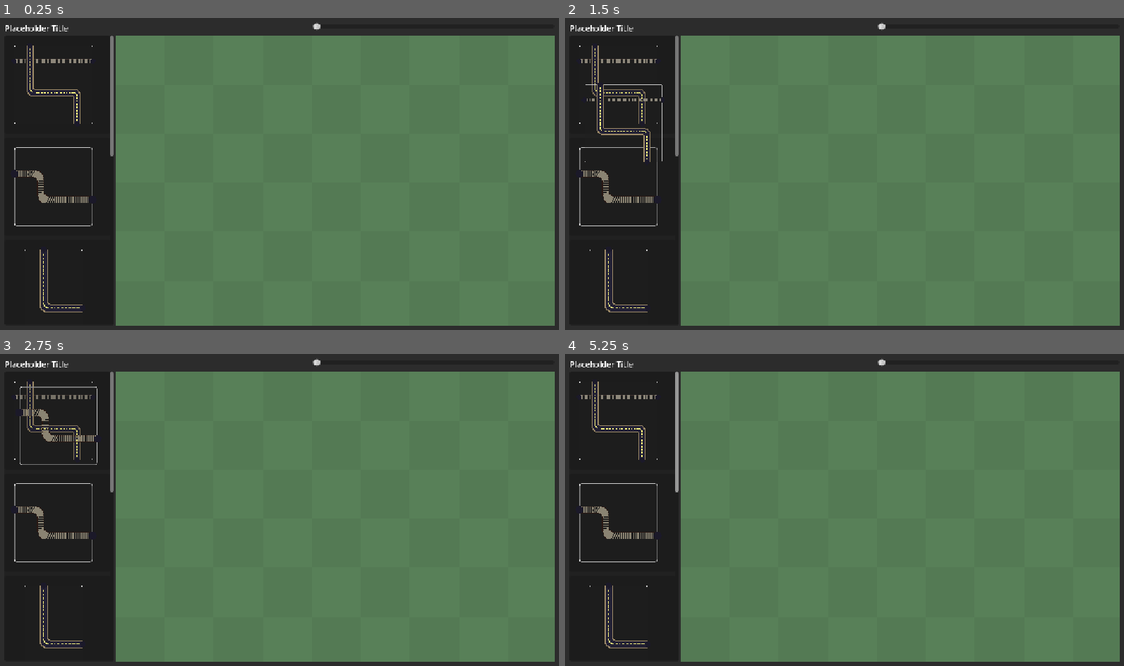
Above: before the commit, frames 1-4 (two rows, left to right).
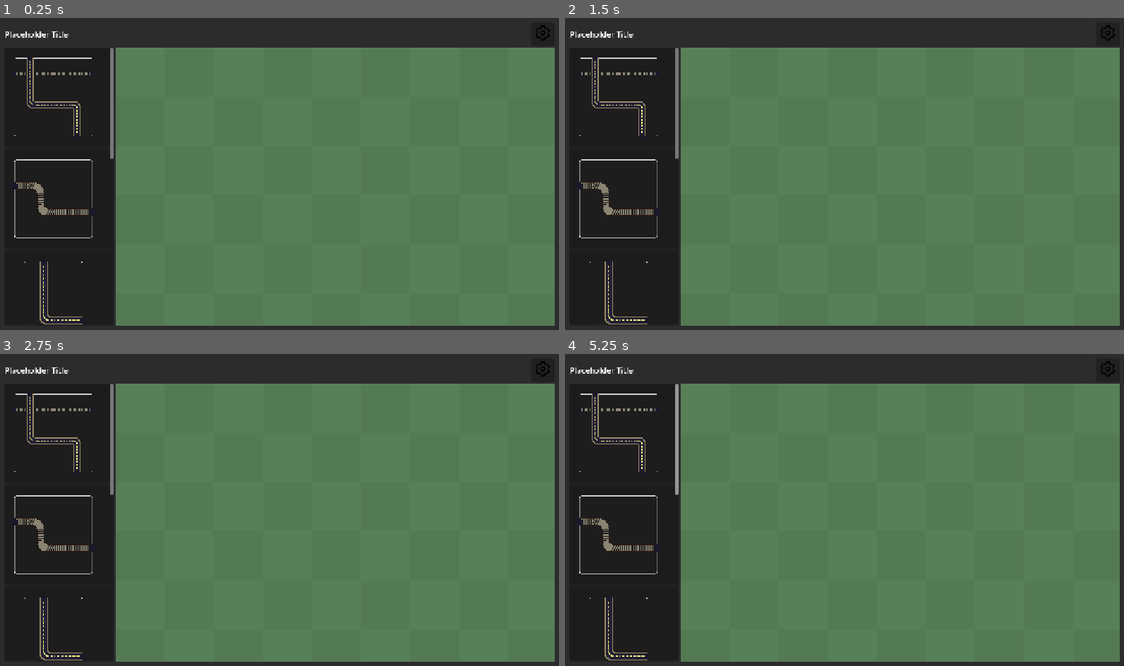
Above: after the commit, the same moments.

Repository: WishingWillow/photoshop-game
Game: Godot game, scene res://UI/ui.tscn
The game is run twice, just before and just after one commit, with the same random seed, the same clock (stepped at 60 frames per second) and the same inputs.
Inputs (mouse positions are in pixels of both pictures, inside the frame that each line leads up to):
- Up to frame 1 (0.25 s): no input
- Up to frame 2 (1.5 s): click (1107, 33) at 0.52 s; tap Enter at 1.25 s; drag from (581, 46) to (581, 149) at 1.27 s
- Up to frame 3 (2.75 s): tap Space at 2 s; drag from (16, 485) to (16, 382) at 2.02 s
- Up to frame 4 (5.25 s): tap Enter at 2.75, 4.25 s; move the mouse to (587, 584) at 2.77 s; hold Middle mouse button (camera_drag_mod) 2.78-3.5 s; click (587, 584) at 2.92 s; tap Space at 3.5, 5 s; drag from (816, 572) to (581, 485) at 3.52 s; move the mouse to (1012, 556) at 4.27 s; hold Middle mouse button (camera_drag_mod) 4.28-5 s; click (1012, 556) at 4.42 s; drag from (676, 463) to (760, 432) at 5.02 s

The runs differ from the first frame. In frame 1, 4.5% of the frame differs, in the area x 1-100%, y 1-99%; in frame 2, 4.8%; in frame 3, 4.9%; in frame 4, 4.5%.

Commit message:
Created Settings Button and Menu

Diff:
--- /dev/null
+++ b/UI/SettingsMenu.tscn
@@ -0,0 +1,19 @@
+[gd_scene format=3 uid="uid://bo0yqon5e84nu"]
+
+[node name="SettingsMenu" type="PopupMenu" unique_id=1353884025]
+oversampling_override = 1.0
+size = Vector2i(121, 100)
+visible = true
+
+[node name="VBoxContainer" type="VBoxContainer" parent="." unique_id=245523217]
+offset_left = 4.0
+offset_top = 4.0
+offset_right = 117.0
+offset_bottom = 96.0
+
+[node name="Label" type="Label" parent="VBoxContainer" unique_id=598108895]
+layout_mode = 2
+text = "Music Volume:"
+
+[node name="HSlider" type="HSlider" parent="VBoxContainer" unique_id=780150085]
+layout_mode = 2
--- /dev/null
+++ b/UI/UI Scripts/settings_button.gd
@@ -0,0 +1,9 @@
+extends Button
+
+@export var settings_menu_scene: PackedScene
+
+
+func _on_pressed() -> void:
+	var settings = settings_menu_scene.instantiate()
+	add_child(settings)
+	settings.position = Vector2i(int(global_position.x - settings.size.x),int(global_position.y))
--- a/UI/ui.tscn
+++ b/UI/ui.tscn
@@ -1,10 +1,27 @@
 [gd_scene format=3 uid="uid://ciu5q2n43mg0o"]
 
 [ext_resource type="AudioStream" uid="uid://c5gi5jlnuuwqg" path="res://Assets/ost.wav" id="1_3sbvi"]
+[ext_resource type="Texture2D" uid="uid://tug4n7iywtad" path="res://Assets/settings_button.png" id="2_nm1m0"]
+[ext_resource type="Script" uid="uid://boaqxhya5wbs" path="res://UI/UI Scripts/settings_button.gd" id="3_cbfhl"]
 [ext_resource type="Script" uid="uid://8tqddc3nw5e5" path="res://UI/UI Scripts/playspace_container.gd" id="4_3sbvi"]
 [ext_resource type="PackedScene" uid="uid://cke8jgko6uqrn" path="res://playspace.tscn" id="4_hat8c"]
 [ext_resource type="Script" uid="uid://f7chq1kajgdl" path="res://UI/UI Scripts/layer_list.gd" id="8_cbfhl"]
 [ext_resource type="PackedScene" uid="uid://by8h4cdi166l8" path="res://UI/LayerEntry.tscn" id="9_4fiuh"]
+
+[sub_resource type="PackedScene" id="PackedScene_c7tqi"]
+_bundled = {
+"conn_count": 0,
+"conns": PackedInt32Array(),
+"editable_instances": [],
+"id_paths": [],
+"names": PackedStringArray("SettingsMenu", "oversampling_override", "size", "visible", "PopupMenu", "VBoxContainer", "offset_left", "offset_top", "offset_right", "offset_bottom", "Label", "layout_mode", "size_flags_vertical", "text", "HSlider"),
+"node_count": 4,
+"node_ids": PackedInt32Array(1363237933, 107620621, 181710799, 1026345189),
+"node_paths": [],
+"nodes": PackedInt32Array(-1, -1, 4, 0, -1, 3, 1, 0, 2, 1, 3, 2, 0, 0, 0, 5, 5, -1, 4, 6, 3, 7, 3, 8, 4, 9, 5, 0, 1, 0, 10, 10, -1, 3, 11, 6, 12, 7, 13, 8, 0, 1, 0, 14, 14, -1, 1, 11, 6, 0),
+"variants": [1.0, Vector2i(127, 100), true, 4.0, 123.0, 96.0, 2, 0, "Music Volume"],
+"version": 3
+}
 
 [node name="UI" type="Control" unique_id=1096489841]
 layout_mode = 3
@@ -55,9 +72,11 @@
 layout_mode = 2
 size_flags_horizontal = 3
 
-[node name="HSlider" type="HSlider" parent="MarginContainer/VBoxContainer/TopBarContainer" unique_id=2110301122]
+[node name="SettingsButton" type="Button" parent="MarginContainer/VBoxContainer/TopBarContainer" unique_id=1709213863]
 layout_mode = 2
-size_flags_horizontal = 3
+icon = ExtResource("2_nm1m0")
+script = ExtResource("3_cbfhl")
+settings_menu_scene = SubResource("PackedScene_c7tqi")
 
 [node name="HBoxContainer" type="HBoxContainer" parent="MarginContainer/VBoxContainer" unique_id=1098168033]
 layout_mode = 2
@@ -92,7 +111,9 @@
 physics_object_picking = true
 physics_object_picking_sort = true
 physics_object_picking_first_only = true
-size = Vector2i(895, 591)
+size = Vector2i(895, 566)
 render_target_update_mode = 4
 
 [node name="Playspace" parent="MarginContainer/VBoxContainer/HBoxContainer/SubViewportContainer/SubViewport" unique_id=263223627 instance=ExtResource("4_hat8c")]
+
+[connection signal="pressed" from="MarginContainer/VBoxContainer/TopBarContainer/SettingsButton" to="MarginContainer/VBoxContainer/TopBarContainer/SettingsButton" method="_on_pressed"]
Not shown, added: UI/UI Scripts/settings_button.gd.uid
